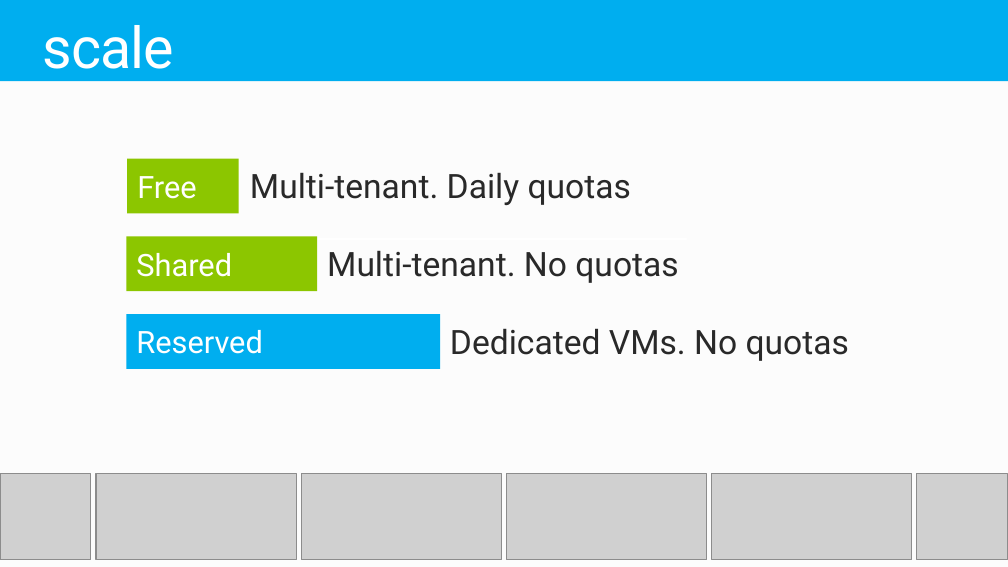
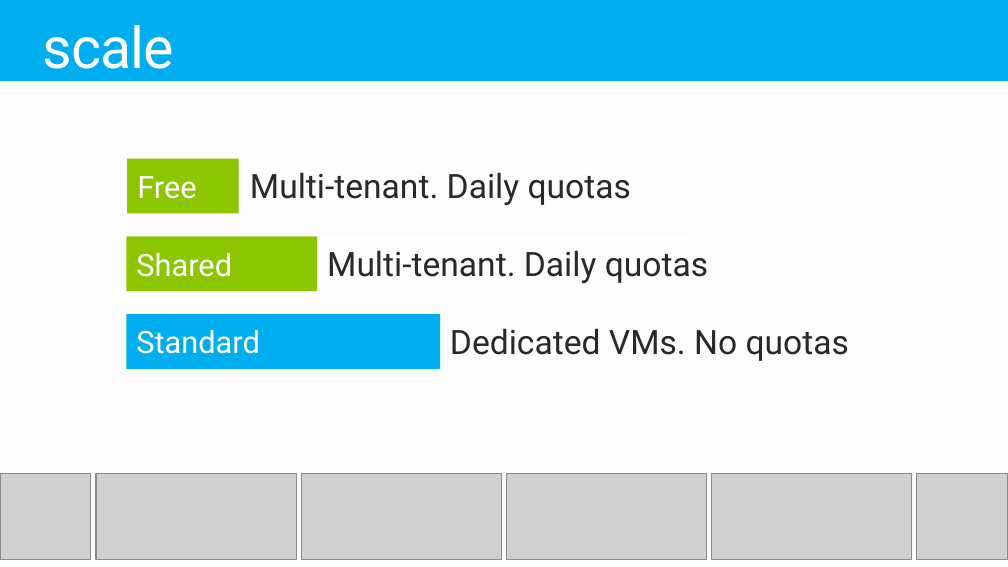
Before and after one commit to raz2/PRESENTATION-WindowsAzureWebSites, a slide deck: slide 11 of WindowsAzureWebSites.pptx (slide 8 before the commit). Drawn at 1008x567 pixels with LibreOffice and Linux fonts; fonts in the diff are those of the drawing; grey boxes stand for pictures; background and template pictures are left out. Boxes give left, top, right and bottom in pixels: in the first picture for what was removed or moved away, otherwise in the second. Text is boxed around its words. In the diff, an @@ line names an element or a change of style, - is before the commit and + after.

```diff
--- a/WindowsAzureWebSites.pptx
+++ b/WindowsAzureWebSites.pptx
@@ text at [327,250,708,283]: text changed @@
-Multi-tenant. No quotas
+Multi-tenant. Daily quotas
@@ text in rectangle at [136,330,259,354]: text changed @@
-Reserved
+Standard
```
Also in this commit, not shown: 3 other slides changed, 5 slides added.
